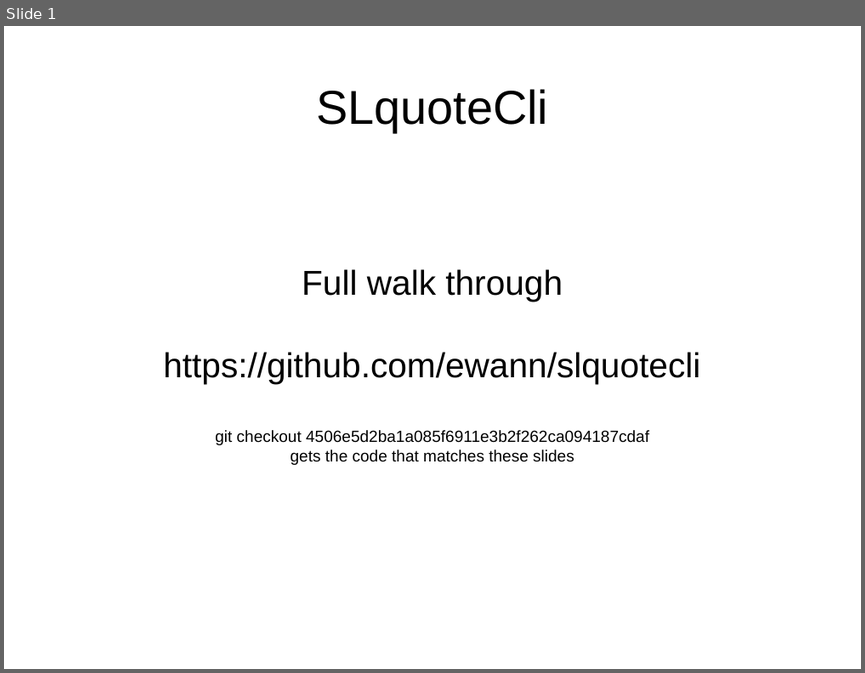
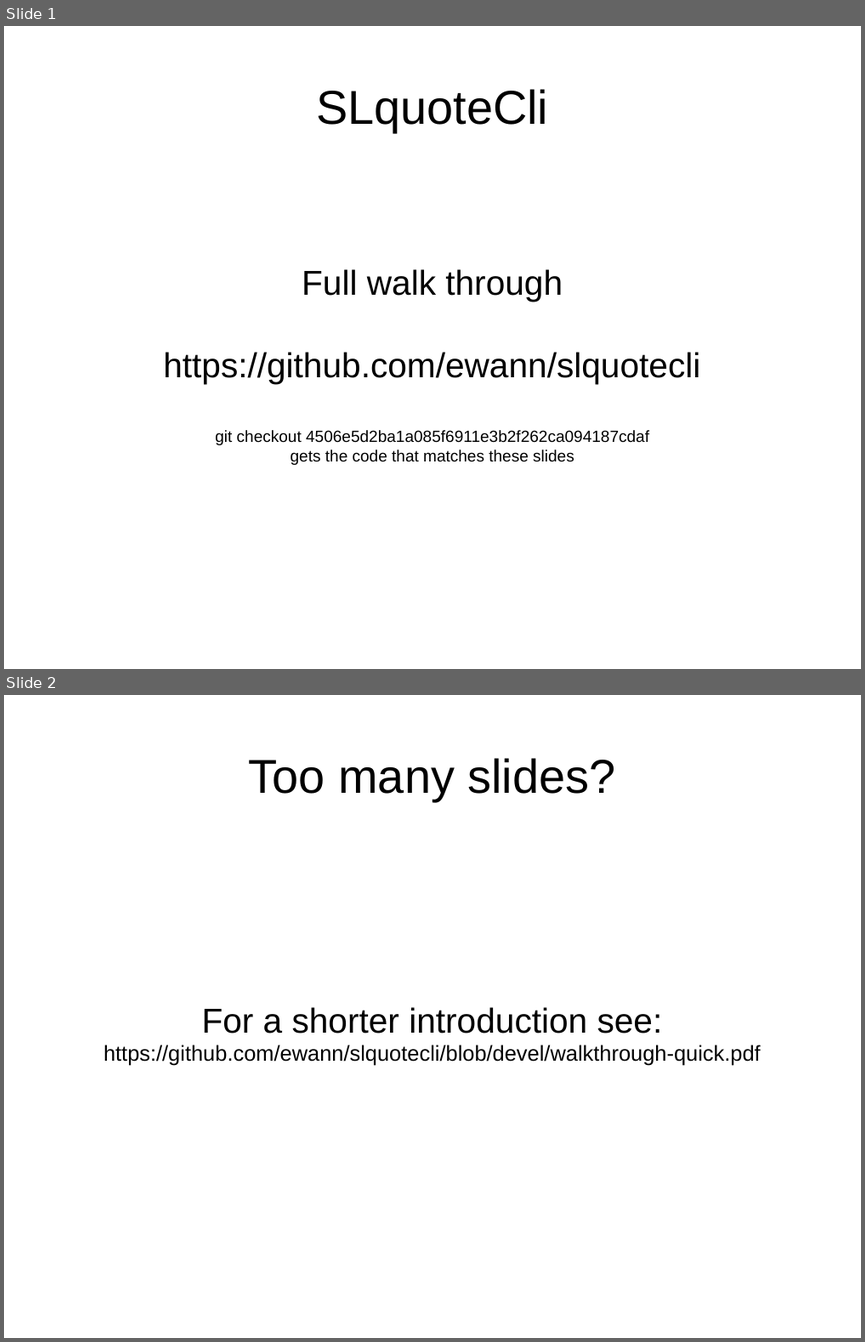
Before and after one commit to ewann/slquotecli, a slide deck: walkthrough-full.odp. Shown one above the other, each under a label of ours: slide 1 before the commit, slides 1 and 2 after it. The pictures are 865x673 and 865x1342 pixels, drawn with LibreOffice and Linux fonts; fonts in the diff are those of the drawing. Boxes give left, top, right and bottom in pixels: in the first picture for what was removed or moved away, otherwise in the second. Text is boxed around its words. In the diff, an @@ line names an element or a change of style, - is before the commit and + after.

```diff
--- a/walkthrough-full.odp
+++ b/walkthrough-full.odp
@@ slide 2 added at [4,695,861,1338], background #FFFFFF @@
@@ title added at [249,758,616,801], 44 pt, text #000000 @@
+Too many slides?
@@ subtitle added at [103,1007,760,1066], 20 pt, text #000000 @@
+For a shorter introduction see:
+https://github.com/ewann/slquotecli/blob/devel/walkthrough-quick.pdf
```
Also in this commit, not shown: 3 other files.
